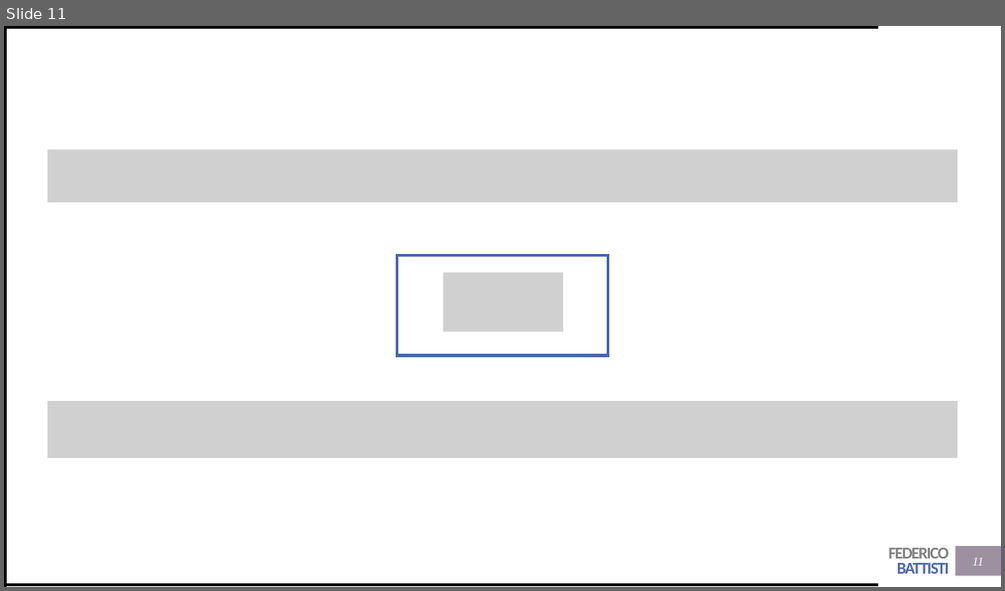
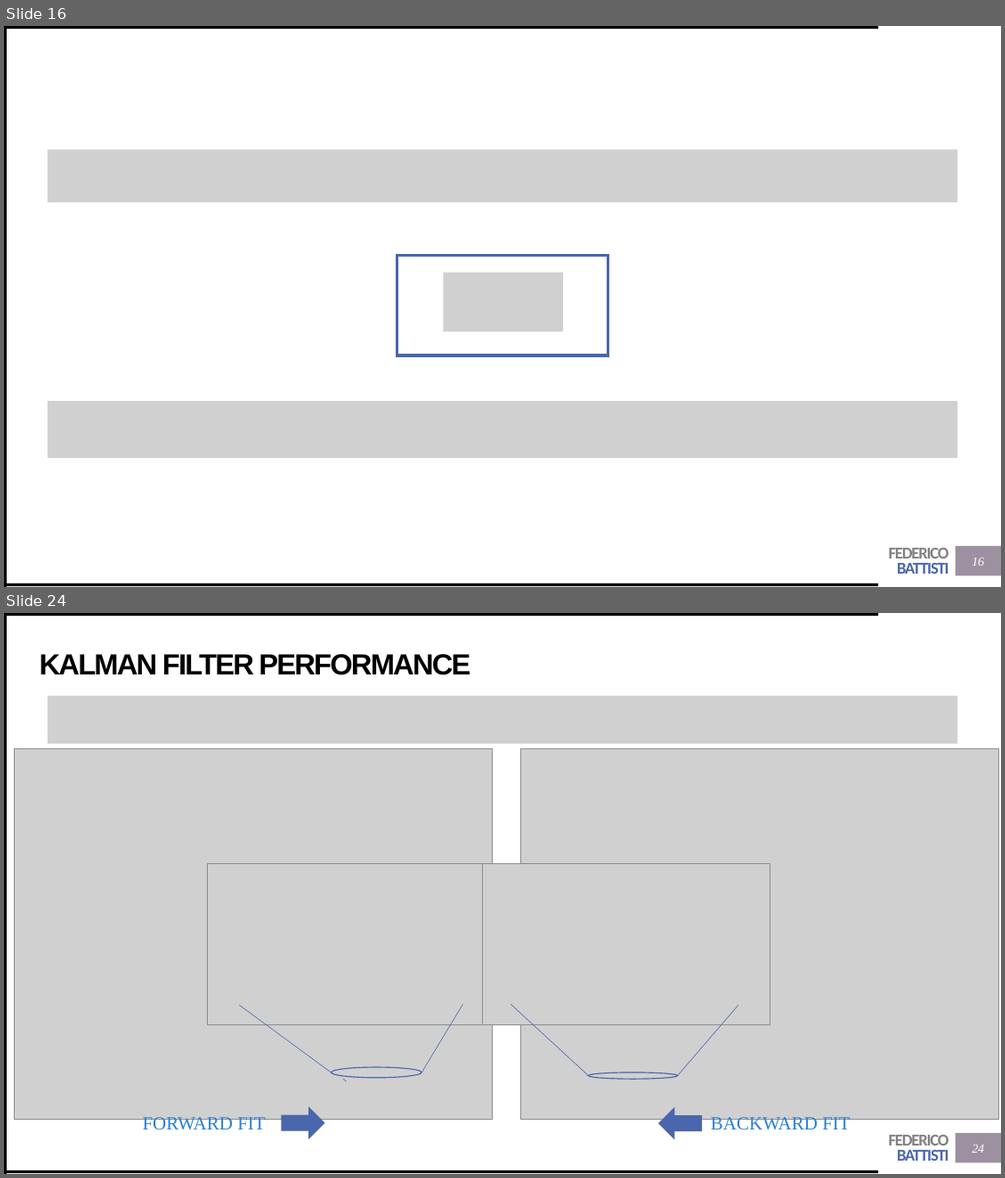
Before and after one commit to Trenchcoat95/OxfordCode, a slide deck: Presentations/Kalman Filter.pptx. Shown one above the other, each under a label of ours: slide 11 before the commit, slides 16 and 24 after it; the slides between them are not shown. The pictures are 1005x591 and 1005x1178 pixels, drawn with LibreOffice and Linux fonts; fonts in the diff are those of the drawing; grey boxes stand for pictures. Boxes give left, top, right and bottom in pixels: in the first picture for what was removed or moved away, otherwise in the second. Text is boxed around its words. In the diff, an @@ line names an element or a change of style, - is before the commit and + after.

Commit message:
new kalman presentation and toy montecarlo

```diff
--- a/Presentations/Kalman Filter.pptx
+++ b/Presentations/Kalman Filter.pptx
@@ slide 24 added at (4,613,1001,1174), background #FFFFFF; not listed: 5 template elements that a slide beside it also shows @@
@@ title added at (40,654,470,675), 28 pt, text #000000, bold @@
+KALMAN FILTER PERFORMANCE
@@ picture added at (48,696,957,744) @@
@@ picture added at (15,748,493,1119) @@
@@ picture added at (521,748,998,1119) @@
@@ picture added at (208,863,493,1026) @@
@@ picture added at (483,863,770,1026) @@
@@ line added from (331, 1072) to (240, 1005), #4A66AC 0.5 pt @@
@@ line added from (422, 1072) to (463, 1004), #4A66AC 0.5 pt @@
@@ line added from (589, 1076) to (511, 1004), #4A66AC 0.5 pt @@
@@ line added from (678, 1076) to (738, 1005), #4A66AC 0.5 pt @@
@@ ellipse added at (332,1067,422,1078), outline #4A66AC 1 pt @@
@@ line added from (347, 1081) to (343, 1078), #4A66AC 0.5 pt @@
@@ ellipse added at (589,1072,678,1078), outline #4A66AC 1 pt @@
@@ text added at (143,1115,265,1129), 18 pt, text #297FD5 @@
+FORWARD FIT
@@ right arrow added at (283,1107,324,1137), fill #4A66AC, outline #4A66AC 1 pt @@
@@ right arrow added at (659,1108,702,1138), fill #4A66AC, outline #4A66AC 1 pt @@
@@ text added at (711,1115,850,1130), 18 pt, text #297FD5 @@
+BACKWARD FIT
@@ page number added at (971,1144,984,1152), 12 pt, text #FFFFFF, italic @@
+24
@@ what was slide 11 is now slide 16 @@
@@ page number at (971,557,984,565): text changed @@
-11
+16
```
Also in this commit, not shown: 12 slides changed, 16 other slides added, 55 other files.
